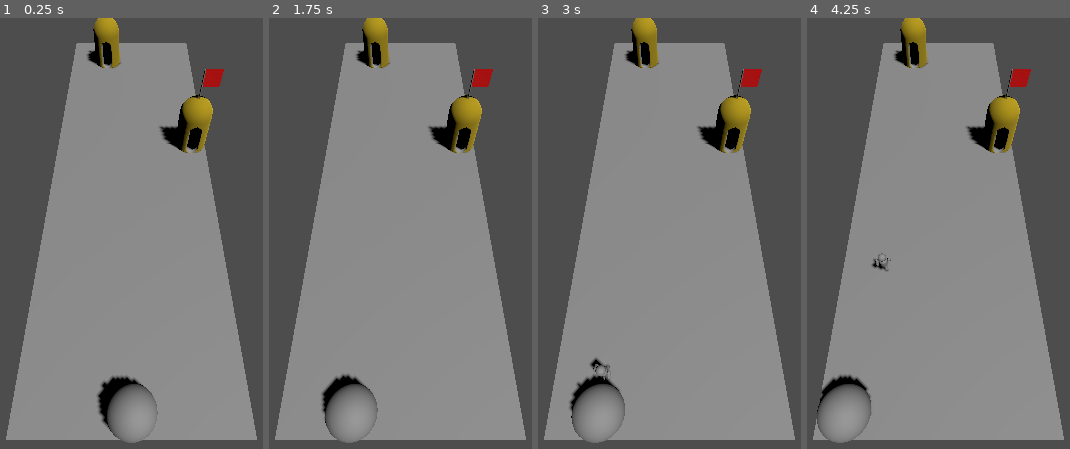
Above: before the commit, frames 1-4 (left to right).
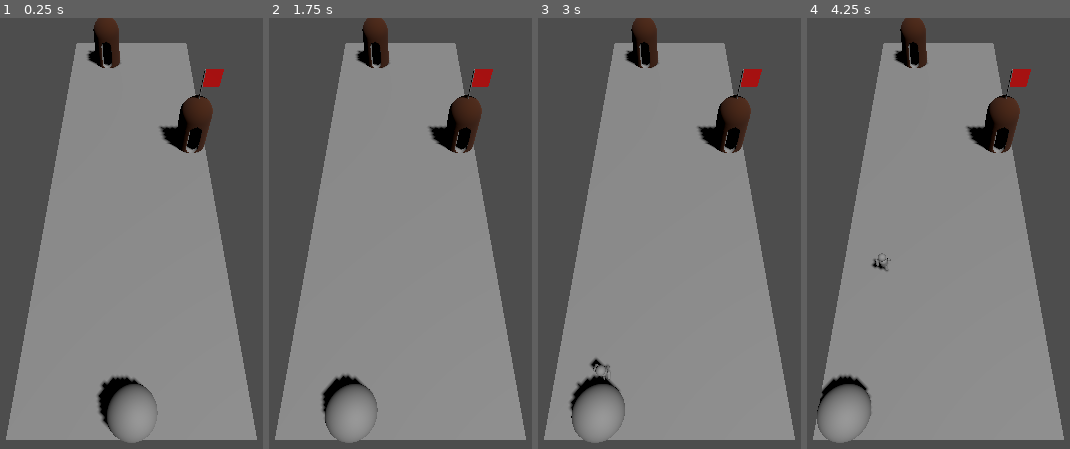
Above: after the commit, the same moments.

Repository: footinglow/Godot4
Game: Godot game, scene res://global.tscn
Same seed, same stepped clock (60 frames per second), same inputs: the game is played once before the commit and once after it.
Inputs (mouse positions are in pixels of both pictures, inside the frame that each line leads up to):
- Up to frame 1 (0.25 s): no input
- Up to frame 2 (1.75 s): tap Enter at 0.5 s; move the mouse to (outside the picture) at 0.52 s; click (outside the picture) at 0.67 s; tap Space at 1.25 s; drag from (outside the picture) to (361, 332) at 1.27 s
- Up to frame 3 (3 s): tap Enter at 2 s; move the mouse to (748, 142) at 2.02 s; click (748, 142) at 2.17 s; tap Space at 2.75 s; drag from (630, 332) to (outside the picture) at 2.77 s
- Up to frame 4 (4.25 s): move the mouse to (outside the picture) at 3.52 s; click (outside the picture) at 3.67 s

The runs differ from the first frame. In frame 1, 1.6% of the frame differs, in the area x 35-81%, y 0-32%; in frame 2, 1.6%; in frame 3, 1.6%; in frame 4, 1.6%.

Commit message:
砦の色を黄色から焦げ茶色に変更

Diff:
--- a/02_study/S14_CharacterDesign_Enemy/Design/design_enemy_fort.tres
+++ b/02_study/S14_CharacterDesign_Enemy/Design/design_enemy_fort.tres
@@ -1,4 +1,4 @@
 [gd_resource type="StandardMaterial3D" format=3 uid="uid://dtaqkcy5gkgnf"]
 
 [resource]
-albedo_color = Color(0.698039, 0.592157, 0.0666667, 1)
+albedo_color = Color(0.278431, 0.12549, 0.00784314, 1)
